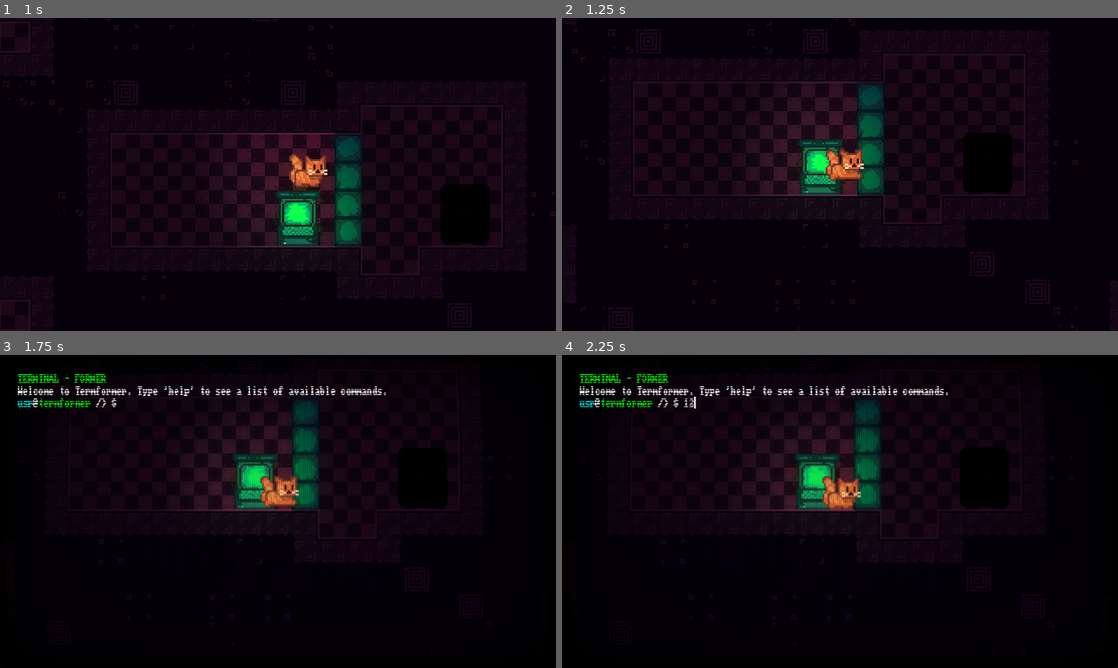
Above: before the commit, frames 1-4 (two rows, left to right).
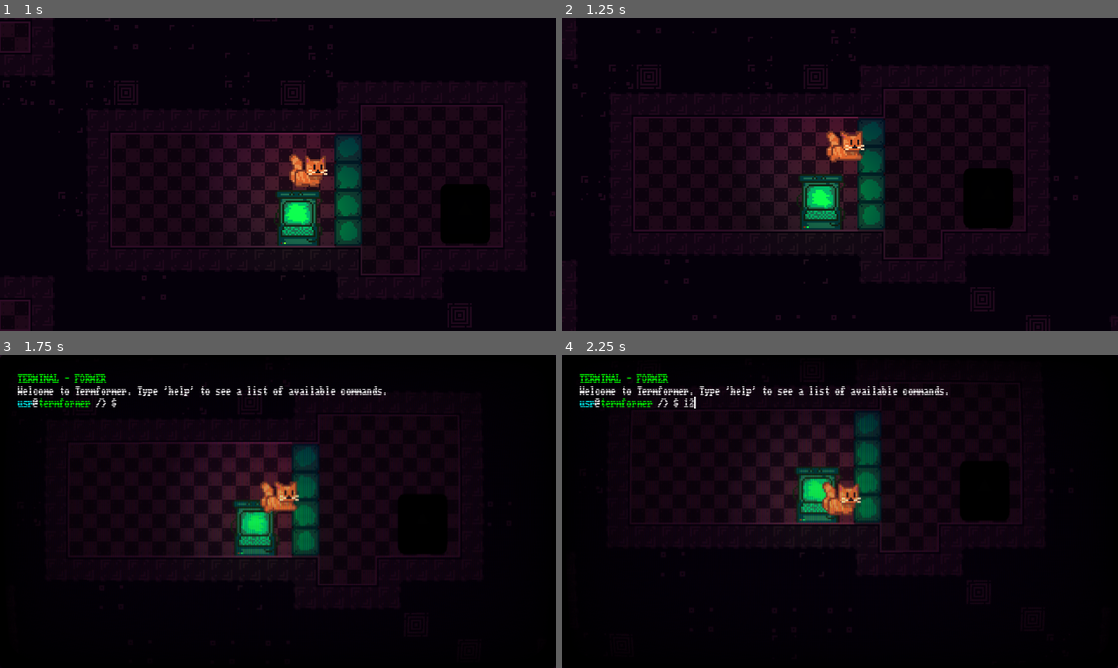
Above: after the commit, the same moments.

Repository: Renan-G-projec/Termformer
Game: Godot game, scene res://scenes/level1.tscn
Same seed, same stepped clock (60 frames per second), same inputs: the game is played once before the commit and once after it. The engine's default icon, where the game draws it, is replaced by a stand-in: a white triangle on a blue panel in a dark square.
Inputs (mouse positions are in pixels of both pictures, inside the frame that each line leads up to):
- Up to frame 1 (1 s): tap Enter at 0.5 s; move the mouse to (400, 158) at 0.52 s; hold Right (go_right) from 0.53 s (still down); tap Space (jump) at 0.6, 0.77 s; click (400, 158) at 0.67 s
- Up to frame 2 (1.25 s): keep holding Right (go_right); tap Space (jump) at 1.07 s
- Up to frame 3 (1.75 s): keep holding Right (go_right); move the mouse to (166, 527) at 1.27 s; tap E (interact) at 1.35 s; tap Space (jump) at 1.52, 1.55 s
- Up to frame 4 (2.25 s): tap Space (jump) at 1.82 s; release Right (go_right) at 2 s; click (890, 401) at 2.02 s; type "12" at 2.1 s

Frame 1 is identical in both runs. In frame 2, 13% of the frame differs, in the area x 0-100%, y 0-100%; in frame 3, 7.9%; in frame 4, 5.1%.

Commit message:
feat: Added Input buffer for wall sliding. AMDG

Diff:
--- a/scripts/player.gd
+++ b/scripts/player.gd
@@ -6,19 +6,31 @@
 
 var was_on_floor: bool
 var _direction: float = 0.0
+var _can_slide_jump: bool = false
+var _is_wall_sliding: bool = false:
+	set(val):
+		var was_wall_sliding: bool = _is_wall_sliding
+		_is_wall_sliding = val
+		if !val && was_wall_sliding:
+			await get_tree().create_timer(0.3).timeout
+		_can_slide_jump = val
+
 @onready var _initial_scale: Vector2 = scale
 
 func _physics_process(delta: float) -> void:
 	_update_vertical_velocity(delta)
 
-	if Input.is_action_just_pressed("jump") && !TerminalManager.is_terminal_ui_open && is_on_floor():
-		velocity.y = JUMP_VELOCITY
-		_squash(Vector2(1.4, 0.6))
-
-	# Get the input direction and handle the movement/deceleration.
-	# As good practice, you should replace UI actions with custom gameplay actions.
 	if !TerminalManager.is_terminal_ui_open:
 		_update_horizontal_velocity_by_input()
+
+	if Input.is_action_just_pressed("jump") && !TerminalManager.is_terminal_ui_open:
+		if is_on_floor():
+			velocity.y = JUMP_VELOCITY
+			_squash(Vector2(1.4, 0.6))
+		elif _can_slide_jump:
+			var wall_normal: Vector2 = get_wall_normal()
+			velocity.y = JUMP_VELOCITY * 0.5
+			velocity.x = SPEED * 2 * wall_normal.x
 
 	was_on_floor = is_on_floor()
 	move_and_slide()
@@ -39,7 +51,10 @@
 	elif !was_on_floor:
 		_squash(Vector2(1.4, 0.6))
 	if !is_on_floor() && velocity.y > 0 && _direction && is_on_wall():
+		_is_wall_sliding = true
 		velocity.y += velocity.y * (-0.3)
+	else:
+		_is_wall_sliding = false
 
 func _squash(scale: Vector2) -> void:
 	var tween: Tween = create_tween()
